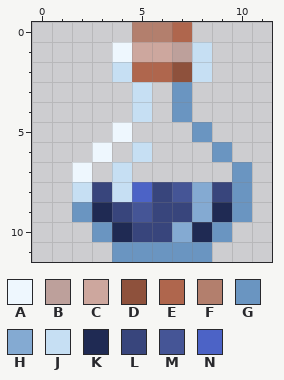
Two states of a pixel-art sprite, src/main/resources/assets/rpgmod/textures/thirst/half_thirst.png. The picture above was drawn from the file before the commit.
The file is 12x12 pixels. Colours within 5 levels of each other are drawn and written as one.
Palette (. is transparent): A #eef7fe  B #bda09b  C #cda79e  D #8e513c  E #af664d  F #b37f6d  G #6a95c1  H #84aad2  J #c6dff3  K #1f2a53  L #38457c  M #455596  N #4c63c6
Pixels before, first column x 2:
 0 ...FFE...
 1 ..ACCBJ..
 2 ..JEEDJ..
 3 ...J.G...
 4 ...J.G...
 5 ..A...G..
 6 .A.J...G.
 7 A.J.....G
 8 JLJNLMHLG
 9 GKLMLLHKG
10 .GKLLHKG.
11 ..GGGGG..
The result:
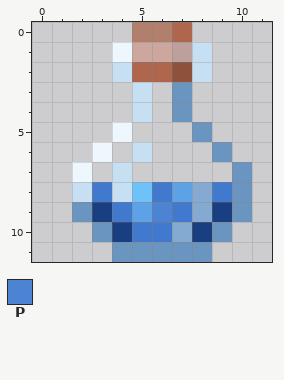
Colours new in this view: P #4c84d3
Commit message: Thirst system fully working. no functionality yet but it works
Difference:
Colour K changes from #1f2a53 to #193e81.
Colour L changes from #38457c to #4179ce.
Colour M changes from #455596 to #5da1e6.
Colour N changes from #4c63c6 to #6ec2f9.
The edit turns colour L into colour P in row 9 at x 6.
